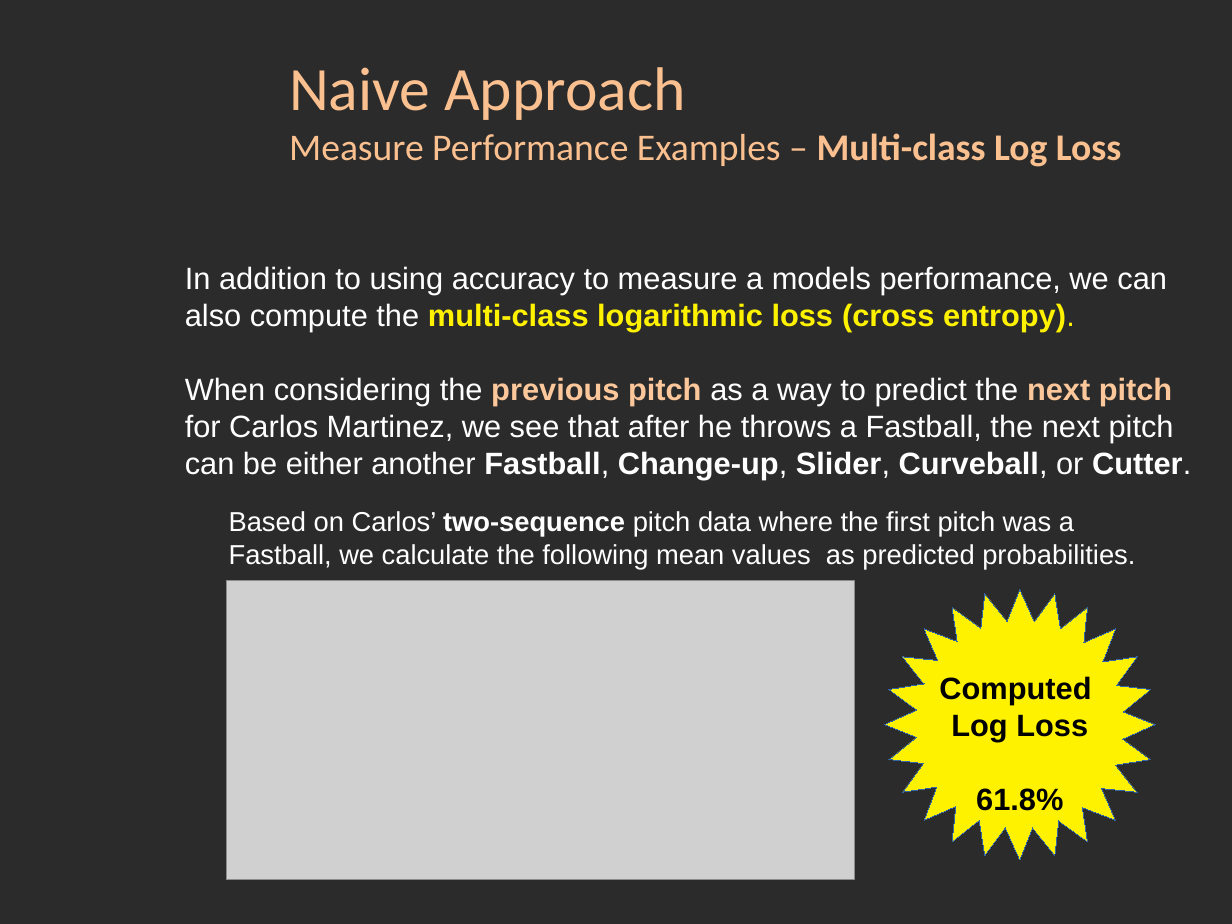
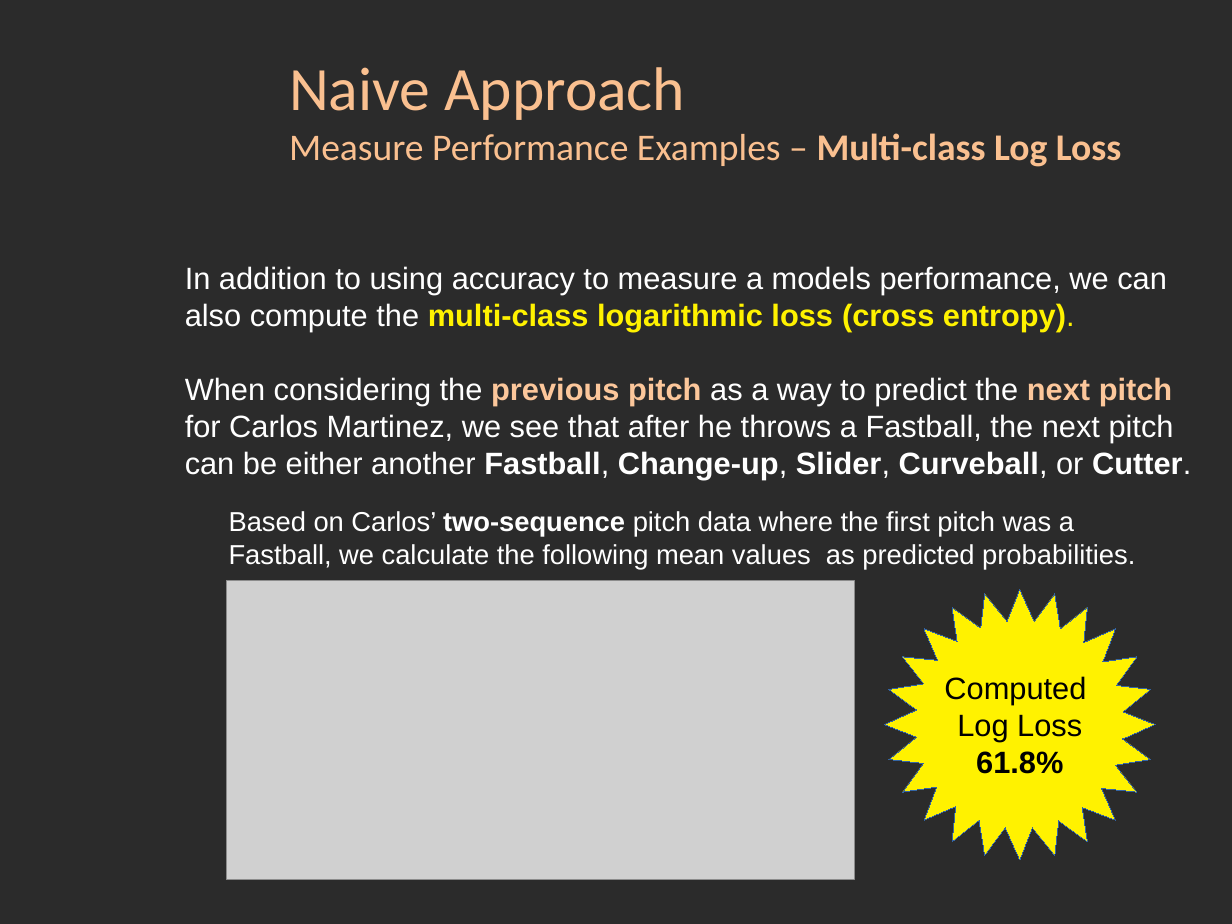
Before and after one commit to markrojas/Springboard_DSCT, a slide deck: slide 16 of capstone_projects/capstone_I/06_Capstone_I_Pitch_Prediction_Slidedeck.pptx. Drawn at 1232x924 pixels with LibreOffice and Linux fonts; fonts in the diff are those of the drawing; grey boxes stand for pictures; background and template pictures are left out; a plain dark background stands for a picture behind light text. Boxes give left, top, right and bottom in pixels: in the first picture for what was removed or moved away, otherwise in the second. Text is boxed around its words. In the diff, an @@ line names an element or a change of style, - is before the commit and + after.

```diff
--- a/capstone_projects/capstone_I/06_Capstone_I_Pitch_Prediction_Slidedeck.pptx
+++ b/capstone_projects/capstone_I/06_Capstone_I_Pitch_Prediction_Slidedeck.pptx
@@ freeform shape "Computed" at (x1=885, y1=589, x2=1156, y2=860): outline redrawn @@
@@ text in freeform shape at (x1=944, y1=676, x2=1086, y2=742): bold off in "Computed", "Log Loss" @@
```
Also in this commit, not shown: 20 other slides changed, 14 other files.
